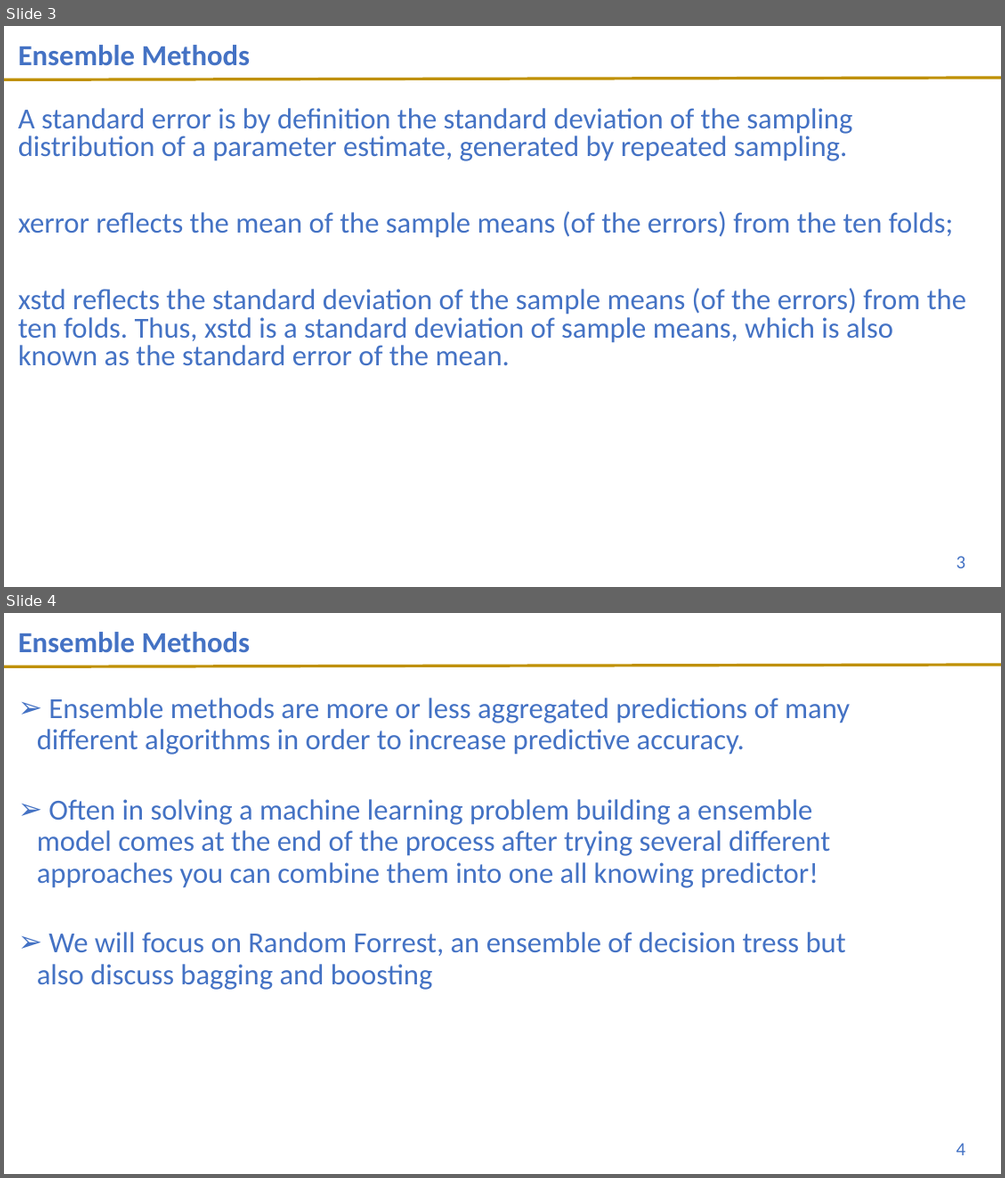
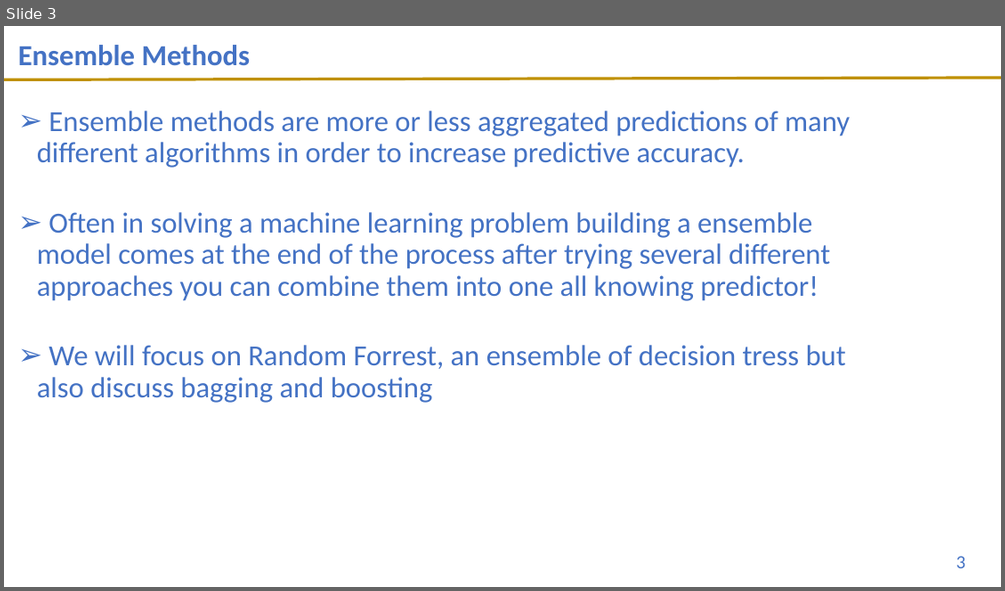
Before and after one commit to UVADS/DS-3001, a slide deck: 12_Ensemble_RF/Trees_Ensemble_11.9.20.pptx. Shown one above the other, each under a label of ours: slides 3 and 4 before the commit, slide 3 after it. The pictures are 1005x1178 and 1005x591 pixels, drawn with LibreOffice and Linux fonts; fonts in the diff are those of the drawing; background and template pictures are left out. Boxes give left, top, right and bottom in pixels: in the first picture for what was removed or moved away, otherwise in the second. Text is boxed around its words. In the diff, an @@ line names an element or a change of style, - is before the commit and + after.

```diff
--- a/12_Ensemble_RF/Trees_Ensemble_11.9.20.pptx
+++ b/12_Ensemble_RF/Trees_Ensemble_11.9.20.pptx
@@ slide 3 removed at [4,26,1001,587], background #FFFFFF; not listed: 1 template element that a slide beside it also shows @@
@@ title removed at [18,45,251,65] @@
-Ensemble Methods
@@ text removed at [18,108,966,365] @@
-A standard error is by definition the standard deviation of the sampling distribution of a parameter estimate, generated by repeated sampling.
-xerror reflects the mean of the sample means (of the errors) from the ten folds;
-xstd reflects the standard deviation of the sample means (of the errors) from the ten folds. Thus, xstd is a standard deviation of sample means, which is also known as the standard error of the mean.
@@ page number removed at [956,556,966,568] @@
-3
@@ what was slide 4 is now slide 3 @@
@@ page number at [956,556,966,568]: text changed @@
-4
+3
```
Also in this commit, not shown: 3 slides changed, 3 slides added, 1 other slide removed, 1 other file.
